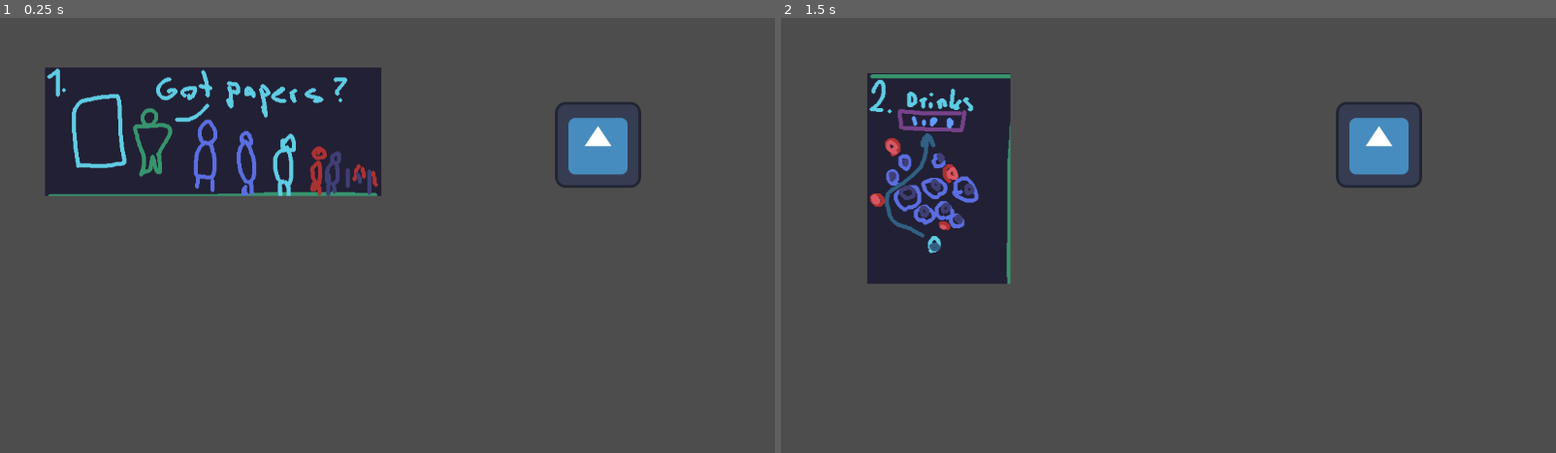
Above: before the commit, frames 1-2 (left to right).
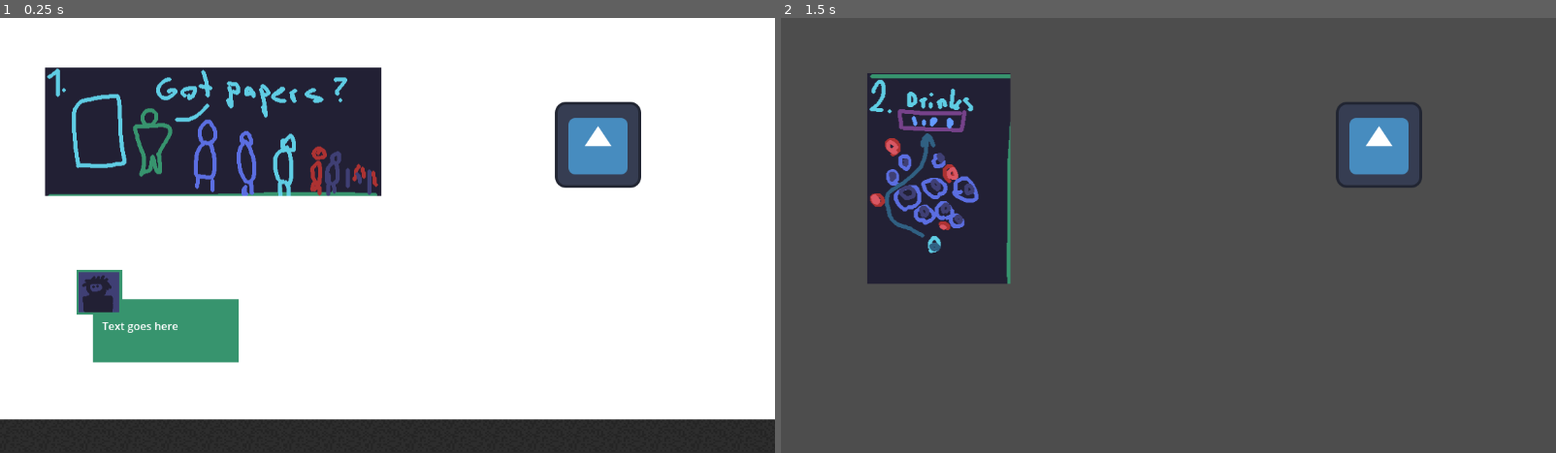
Above: after the commit, the same moments.

Repository: LudumSJB/The-Limited
Game: Godot game, scene res://scenes/root.tscn
Two runs of this game, one before a commit and one after it. Both use one fixed random seed, a clock stepped at 60 frames per second and the inputs below. The engine's default icon, where the game draws it, is replaced by a stand-in: a white triangle on a blue panel in a dark square.
Inputs:
- Up to frame 1 (0.25 s): no input
- Up to frame 2 (1.5 s): tap Enter at 0.5 s; tap N (next_level) at 0.6 s; tap T (next_text, bound only after the commit) at 0.8, 1.35 s; tap Space at 1.25 s

The runs differ from the first frame. In frame 1, 85% of the frame differs, in the area x 0-100%, y 0-100%; in frame 2, nothing differs.

Commit message:
dialogSystem

Diff:
--- /dev/null
+++ b/dialog.gd
@@ -0,0 +1,8 @@
+extends Object
+
+class_name Dialog
+
+# 0 = left, 1 = right dialog window
+var position: int = 0
+var text: String = ""
+var face: int = 0
--- /dev/null
+++ b/dialogs/act1.json
@@ -0,0 +1,22 @@
+[
+	{
+		"position": 0,
+		"text": "hello world",
+		"face": 0
+	},
+	{
+		"position": 1,
+		"text": "Hello to you",
+		"face": 1
+	},
+	{
+		"position": 0,
+		"text": "Who you are talking to?",
+		"face": 0
+	},
+	{
+		"position": 1,
+		"text": "To you of course!",
+		"face": 1
+	}
+]
--- a/project.godot
+++ b/project.godot
@@ -31,6 +31,11 @@
 "events": [Object(InputEventKey,"resource_local_to_scene":false,"resource_name":"","device":-1,"window_id":0,"alt_press …(182 unchanged characters)…
 ]
 }
+next_text={
+"deadzone": 0.5,
+"events": [Object(InputEventKey,"resource_local_to_scene":false,"resource_name":"","device":-1,"window_id":0,"alt_pressed":false,"shift_pressed":false,"ctrl_pressed":false,"meta_pressed":false,"pressed":false,"keycode":0,"physical_keycode":84,"key_label":0,"unicode":116,"echo":false,"script":null)
+]
+}
 
 [rendering]
 
--- /dev/null
+++ b/scenes/dialog_system.tscn
@@ -0,0 +1,30 @@
+[gd_scene load_steps=4 format=3 uid="uid://bd36h1vyy37d5"]
+
+[ext_resource type="Texture2D" uid="uid://d0tfn84a2r2ym" path="res://assets/images/speechbubble.png" id="1_0x5xd"]
+[ext_resource type="Script" path="res://scripts/dialog_system.gd" id="1_g4nlg"]
+[ext_resource type="Texture2D" uid="uid://y8nlnxed1dhu" path="res://assets/images/face_01.png" id="3_m5m2a"]
+
+[node name="dialogSystem" type="Node2D"]
+script = ExtResource("1_g4nlg")
+
+[node name="Sprite2D" type="Sprite2D" parent="."]
+position = Vector2(235, 447)
+texture = ExtResource("1_0x5xd")
+
+[node name="RichTextLabel" type="RichTextLabel" parent="Sprite2D"]
+texture_filter = 1
+offset_left = -83.0
+offset_right = 109.0
+offset_bottom = 54.0
+text = "Text goes here"
+metadata/_edit_use_anchors_ = true
+
+[node name="face" type="Sprite2D" parent="Sprite2D"]
+position = Vector2(-87, -38)
+texture = ExtResource("3_m5m2a")
+
+[node name="facePosition1" type="Node2D" parent="Sprite2D"]
+position = Vector2(116, -44)
+
+[node name="facePosition0" type="Node2D" parent="Sprite2D"]
+position = Vector2(-88, -42)
--- a/scenes/level1.tscn
+++ b/scenes/level1.tscn
@@ -1,9 +1,21 @@
-[gd_scene load_steps=2 format=3 uid="uid://b02ncl0w3nne2"]
+[gd_scene load_steps=6 format=3 uid="uid://b02ncl0w3nne2"]
 
+[ext_resource type="PackedScene" uid="uid://bd36h1vyy37d5" path="res://scenes/dialog_system.tscn" id="1_4suex"]
+[ext_resource type="Texture2D" uid="uid://cq5r16lscl8e" path="res://assets/images/background1.png" id="1_qgewf"]
 [ext_resource type="Texture2D" uid="uid://bolkcjq85c62m" path="res://assets/images/act1.png" id="1_y8kr3"]
+[ext_resource type="Texture2D" uid="uid://y8nlnxed1dhu" path="res://assets/images/face_01.png" id="4_ubvlv"]
+[ext_resource type="Texture2D" uid="uid://dvlrkobcb7b65" path="res://assets/images/face_02.png" id="5_na01r"]
 
 [node name="level1" type="Node2D"]
+
+[node name="Sprite2D2" type="Sprite2D" parent="."]
+position = Vector2(576, 324)
+texture = ExtResource("1_qgewf")
 
 [node name="Sprite2D" type="Sprite2D" parent="."]
 position = Vector2(317, 170)
 texture = ExtResource("1_y8kr3")
+
+[node name="dialogSystem" parent="." instance=ExtResource("1_4suex")]
+dialogsPath = "res://dialogs/act1.json"
+faces = Array[Texture]([ExtResource("4_ubvlv"), ExtResource("5_na01r")])
--- a/scenes/root.gd
+++ b/scenes/root.gd
@@ -38,3 +38,4 @@
 	levelname = levels[current_level]
 	var new_scene = load("res://scenes/" + levelname + ".tscn").instantiate()
 	add_child(new_scene)
+	move_child(new_scene, 0)
--- /dev/null
+++ b/scripts/dialog_system.gd
@@ -0,0 +1,50 @@
+extends Node2D
+
+@onready var rich_text_label = $Sprite2D/RichTextLabel
+@onready var sprite_2d = $Sprite2D
+@onready var face = $Sprite2D/face
+@onready var face_position_1 = $Sprite2D/facePosition1
+@onready var face_position_0 = $Sprite2D/facePosition0
+
+@export var dialogsPath: String
+@export var faces: Array[Texture]
+var current_dialog: int = 0
+#@export() var dialogs: Dictionary
+var dialogs: Array
+
+func _ready():
+	loadDialogs()
+
+# Called every frame. 'delta' is the elapsed time since the previous frame.
+func _process(_delta):
+	if Input.is_action_just_pressed("next_text"):
+		current_dialog += 1
+		showText(dialogs[current_dialog])
+
+func loadDialogs():
+	var file = FileAccess.open(dialogsPath, FileAccess.READ)
+	var content = file.get_as_text()
+	file.close()
+	var json = JSON.new()
+	var obj = json.parse_string(content)
+	if obj == null:
+		print("couldn't parse json!")
+	dialogs = obj
+	print("dialogs: ", dialogs)
+	print("typeof dialogs: ", typeof(dialogs))
+	print(dialogs[0].text)
+
+func hideText():
+	sprite_2d.visible = false
+
+func showText(dialog):
+	sprite_2d.visible = true
+	rich_text_label.clear()
+	rich_text_label.append_text(dialog.text)
+	face.texture = faces[dialog.face]
+	if dialog.position == 0:
+		sprite_2d.flip_h = false
+		face.position = face_position_0.position
+	else:
+		sprite_2d.flip_h = true
+		face.position = face_position_1.position
Not shown, added: assets/images/background1.png.import
Binary file added: assets/images/face_01.png
Not shown, added: assets/images/face_01.png.import
Binary file added: assets/images/face_02.png
Not shown, added: assets/images/face_02.png.import
Binary file added: assets/images/speechbubble.png
Not shown, added: assets/images/speechbubble.png.import
